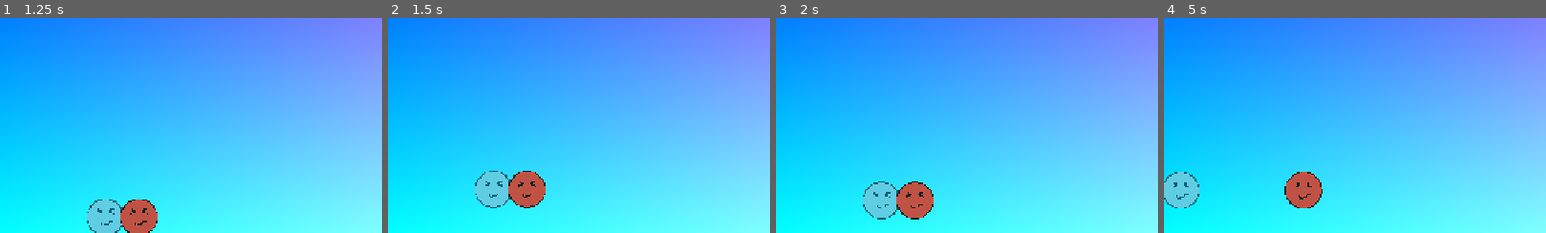
Above: before the commit, frames 1-4 (left to right).
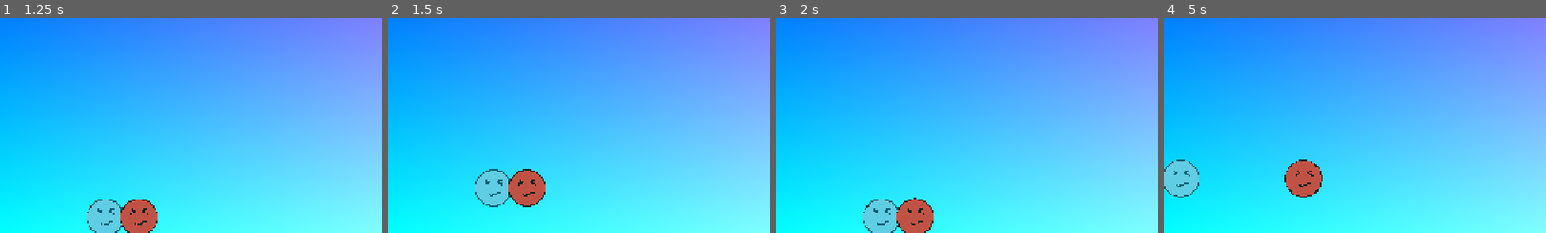
Above: after the commit, the same moments.

Repository: clem-maker/2-player
Game: Godot game, scene res://scens/main.tscn
Same seed, same stepped clock (60 frames per second), same inputs: the game is played once before the commit and once after it.
Inputs (mouse positions are % of the whole screen's width and height, from its top left):
- Up to frame 1 (1.25 s): move the mouse to (72, 45) at 0.52 s; hold D (right) from 0.53 s (still down); hold Space (jump) from 0.53 s (still down)
- Up to frame 2 (1.5 s): keep holding D (right); tap Enter at 1.25 s; move the mouse to (30, 55) at 1.27 s; release Space (jump) at 1.28 s; click (30, 55) at 1.35 s
- Up to frame 3 (2 s): keep holding D (right); tap Space (jump) at 1.52, 1.55, 1.82 s
- Up to frame 4 (5 s): move the mouse to (60, 28) at 2.02 s; release D (right) at 2.03 s; hold A (left) 2.03-2.78 s; hold Space (jump) 2.03-2.78 s; move the mouse to (45, 70) at 2.77 s; hold D (right) 2.78-4.28 s; click (45, 70) at 2.85 s; tap Space (jump) at 3.02, 3.05, 3.32, 4.52, 4.55, 4.82 s; move the mouse to (80, 65) at 3.52 s; hold Space (jump) 3.53-4.28 s; tap Enter at 4.25 s; move the mouse to (20, 35) at 4.27 s; hold A (left) from 4.28 s (still down); click (20, 35) at 4.35 s
The pictures show only the part of the screen within x 0-50%, y 50-100%; the shares and areas given below are measured in that part.

Frame 1 is identical in both runs. In frame 2, 0.6% of the frame differs, in the area x 22-42%, y 70-89%; in frame 3, 3.1%, in the area x 22-42%, y 76-100%; in frame 4, 2.4%.

Commit message:
simplification of code
i deleted useless code

Diff:
--- a/scribte/player.gd
+++ b/scribte/player.gd
@@ -4,10 +4,12 @@
 const SPEED : float = 700
 const JUMP_VELOCITY : float = -650.0
 const max_jump_height : float = 1.5
+const min_jump_height : float = 0.5
 
 var multiplayer_gravity_strenght : float
 var jump_time :float = 0
 var direction : float = 0
+var jump_time_local : float = 0
 #state machine:
 const states_avalibile : Array = ["default" , "jumping"]
 var state = "default"
@@ -22,26 +24,11 @@
 	var direction_local = Input.get_axis("left","right")
 	return direction_local
 func count_time(delta:float) -> float:
-	var jump_time_local : float = 0
 	if jump_time_local <max_jump_height:
 		jump_time_local += delta /2
 		#print(jump_time) # 			<-- debug jumptime here
-	var clamped_jump_time = clampf( jump_time , 0.5, max_jump_height)
-	return clamped_jump_time
-func is_current_state_correct(current_state :String) ->int:
-	if is_on_floor() :
-		current_state = states_avalibile[0] #if player is on floor and the state is not equal to states_Avalabile[0],
-		#                                    ("default") than change the variable states to "default", LOWERCASE!
-	elif not is_on_floor() :
-		current_state = states_avalibile[1]#if player is on floor and the state is not equal to states_Avalabile[1],
-		#                                    ("jumping") than change the variable states to "default", LOWERCASE!
-
-	if current_state == "default": return 0
-	elif current_state =="jumping": return 1
-
-	else:
-		get_tree().quit(1) #ERROR state not avalibile
-		return 1
+	jump_time_local = maxf(jump_time_local , min_jump_height)
+	return jump_time_local
 func change_state_to(new_state : String) ->void:
 	if state in states_avalibile:
 		state = new_state
